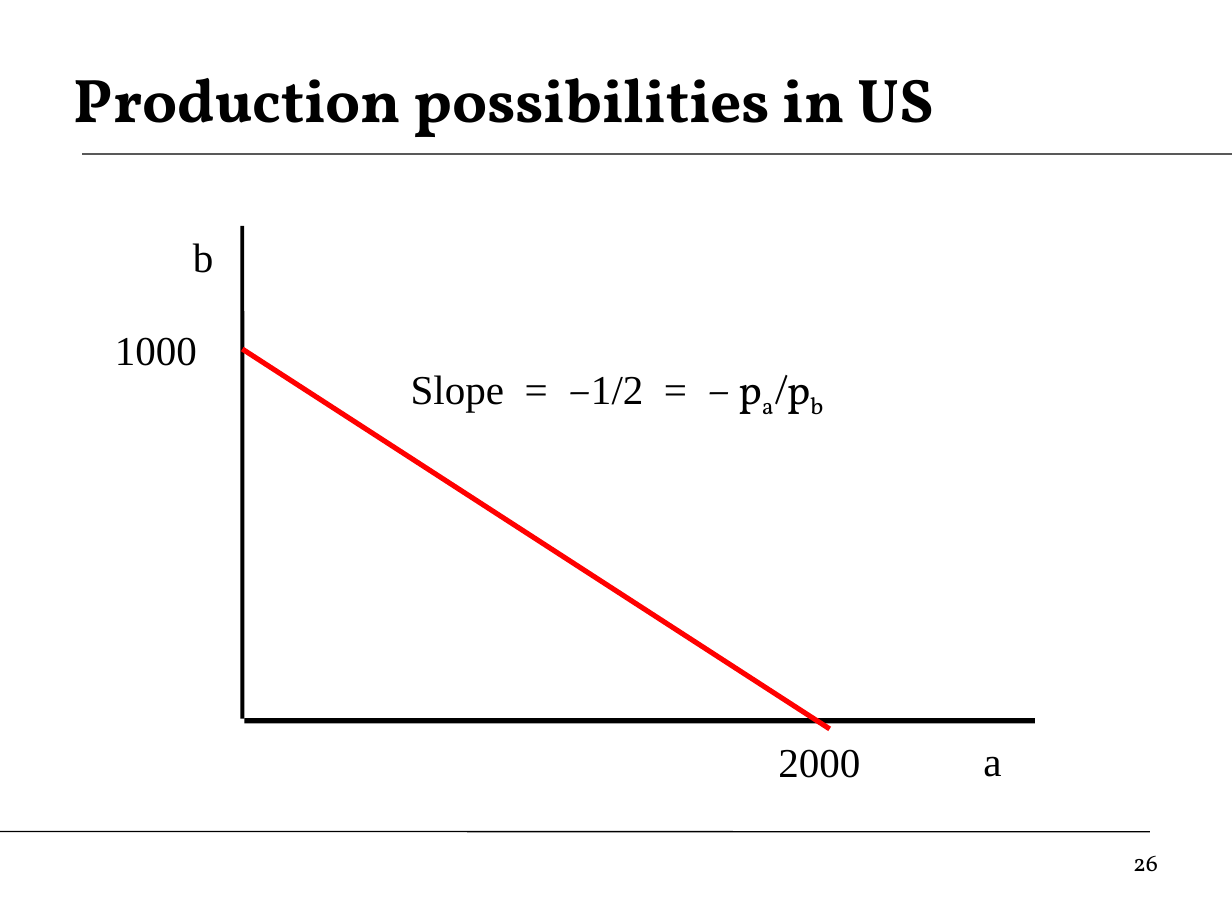
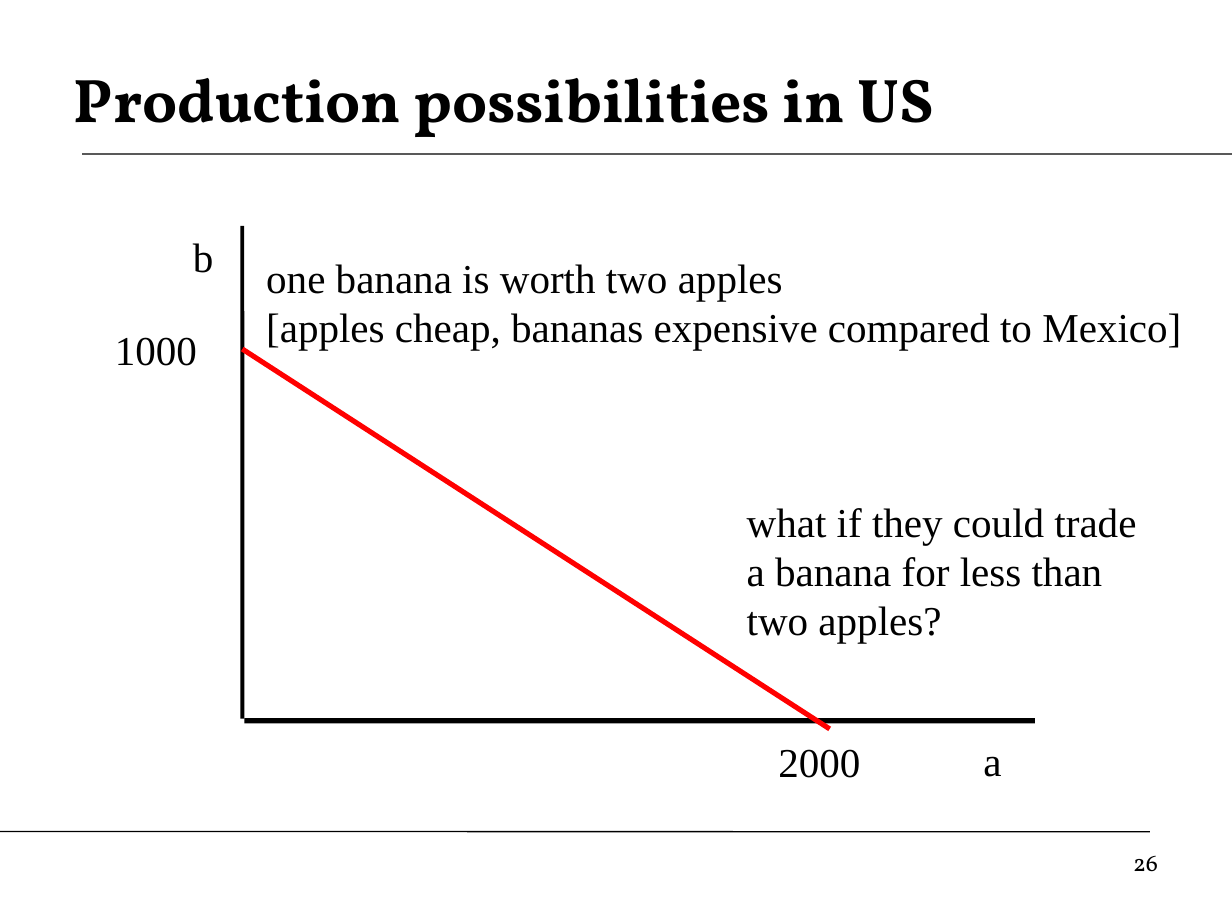
Before and after one commit to DaveBackus/Global_Economy, a slide deck: slide 26 of Slides/slides_trade_f14.pptx. Drawn at 1232x924 pixels with LibreOffice and Linux fonts; fonts in the diff are those of the drawing. Boxes give left, top, right and bottom in pixels: in the first picture for what was removed or moved away, otherwise in the second. Text is boxed around its words. In the diff, an @@ line names an element or a change of style, - is before the commit and + after.

Commit message:
update slides
trade

```diff
--- a/Slides/slides_trade_f14.pptx
+++ b/Slides/slides_trade_f14.pptx
@@ text added at (266, 264, 1181, 350), 24 pt, text #000000 @@
+one banana is worth two apples
+[apples cheap, bananas expensive compared to Mexico]
@@ text removed at (411, 375, 643, 412) @@
-Slope = −1/2 = − pa/pb
@@ text added at (747, 508, 1136, 643), 24 pt, text #000000 @@
+what if they could trade a banana for less than two apples?
```
Also in this commit, not shown: 3 other slides changed, 1 slide added, 13 other files.
